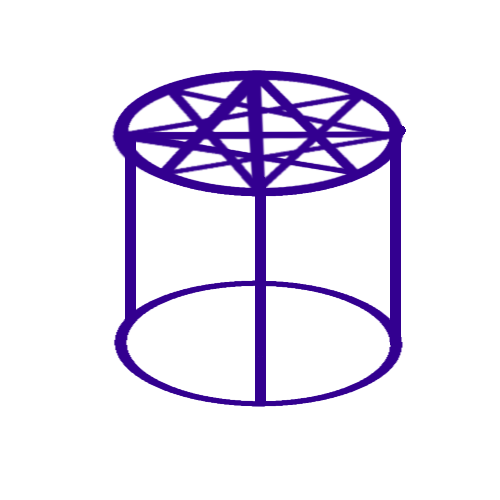
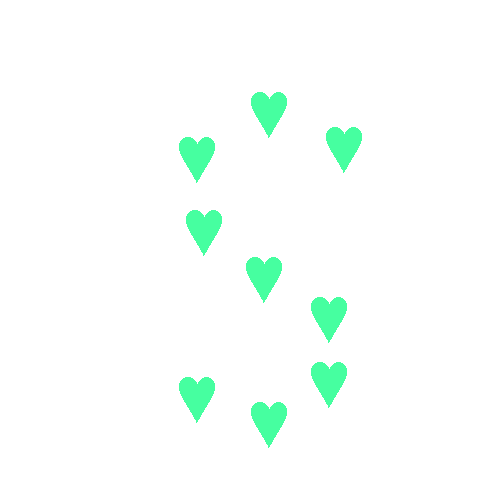
Layers edited between the first and the second (500, 500) image:
removed layer "새 레이어 #7" over [111, 70, 406, 407]
added layer "♥ 복사 #8" above "♥ 복사 #10" over [179, 362, 347, 448]
added layer "♥ 복사 #10" above "♥ 복사 #9" over [179, 137, 282, 303]
added layer "♥ 복사 #9" above "♥" over [246, 257, 347, 408]
added layer "♥" above "새 레이어" over [179, 92, 362, 183]
